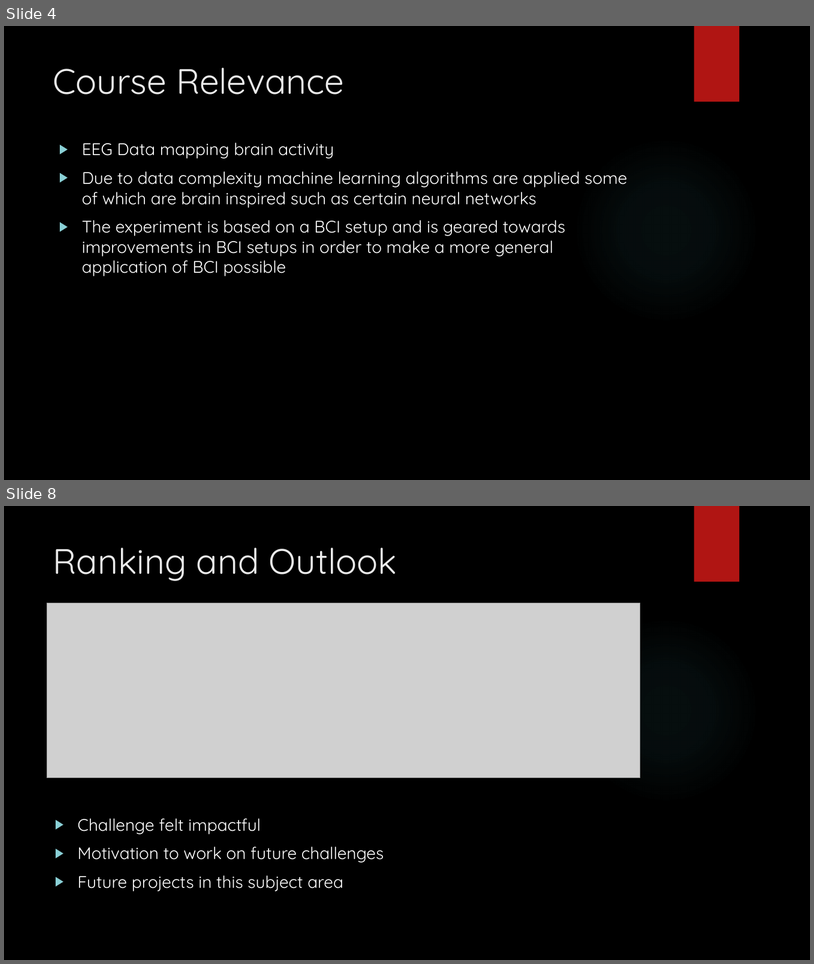
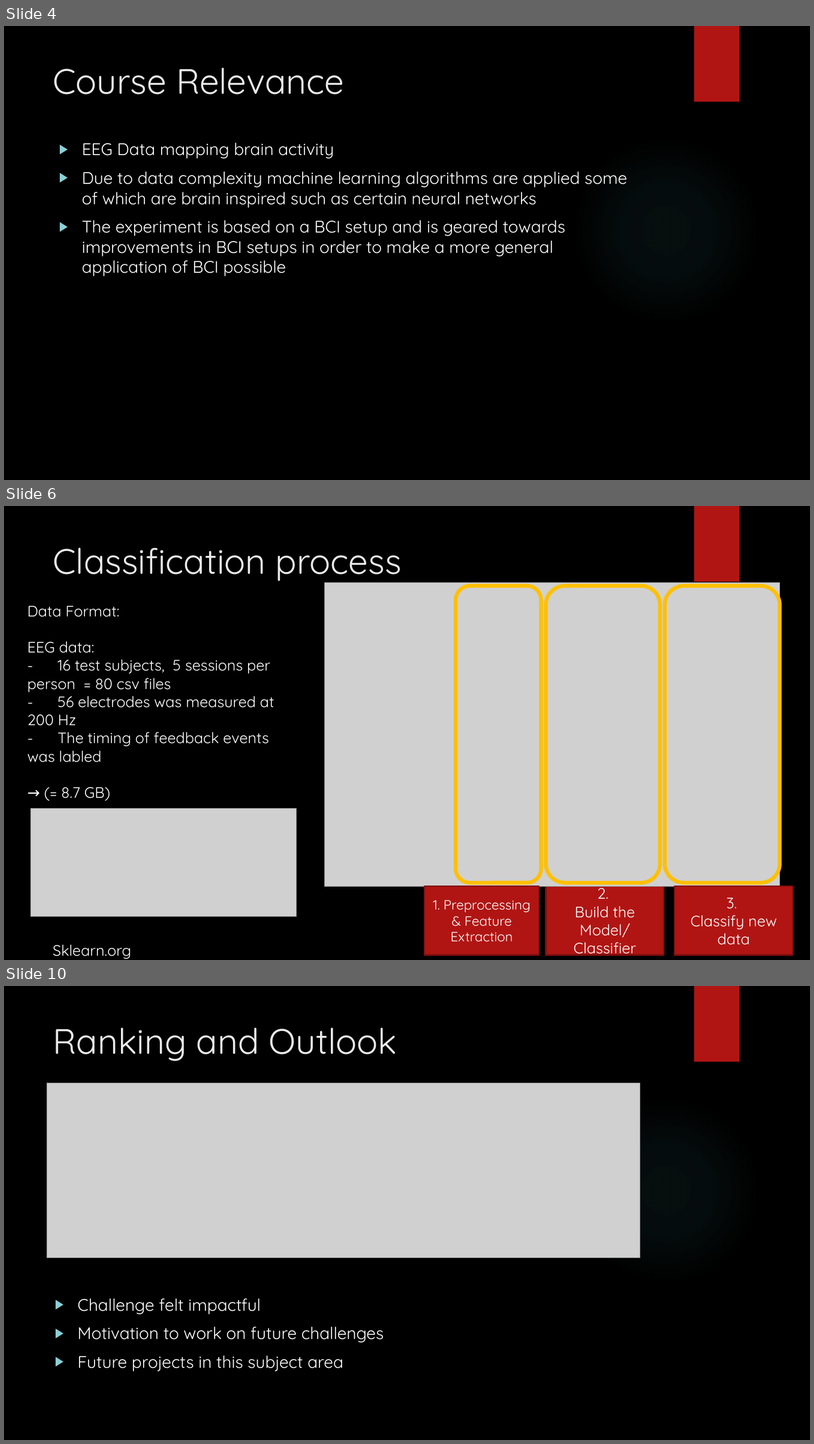
Before and after one commit to A-Wiedemann/Neural-Engineering, a slide deck: NER 2015 BCI Challenge.pptx. Shown one above the other, each under a label of ours: slides 4 and 8 before the commit, slides 4, 6 and 10 after it; the slides between them are not shown. The pictures are 814x964 and 814x1444 pixels, drawn with LibreOffice and Linux fonts; fonts in the diff are those of the drawing; grey boxes stand for pictures; background and template pictures are left out. Boxes give left, top, right and bottom in pixels: in the first picture for what was removed or moved away, otherwise in the second. Text is boxed around its words. In the diff, an @@ line names an element or a change of style, - is before the commit and + after.

```diff
--- a/NER 2015 BCI Challenge.pptx
+++ b/NER 2015 BCI Challenge.pptx
@@ slide 6 added at box(4, 506, 810, 960), background picture (left out); not listed: 1 template element that a slide beside it also shows @@
@@ title added at box(53, 547, 402, 583), 42 pt, text #EBEBEB @@
+Classification process
@@ text added at box(27, 606, 275, 801), 18 pt, text #FFFFFF @@
+Data Format:
+EEG data:
+- 16 test subjects, 5 sessions per person = 80 csv files
+- 56 electrodes was measured at 200 Hz
+- The timing of feedback events was labled
+→ (= 8.7 GB)
@@ picture added at box(30, 808, 296, 916) @@
@@ rectangle added at box(546, 886, 664, 955), fill #B01513, outline #82100E 1.5 pt, 18 pt, text #FFFFFF @@
+2.
+Build the Model/ Classifier
@@ group added at box(324, 582, 793, 955): 3 rounded rectangles, 2 rectangles, 1 picture @@
+1. Preprocessing & Feature Extraction
+3.
+Classify new data
@@ text added at box(53, 944, 131, 958), 18 pt, text #FFFFFF @@
+Sklearn.org
@@ what was slide 8 is now slide 10 @@
```
Also in this commit, not shown: 3 slides changed, 1 other slide added, 4 other files.
